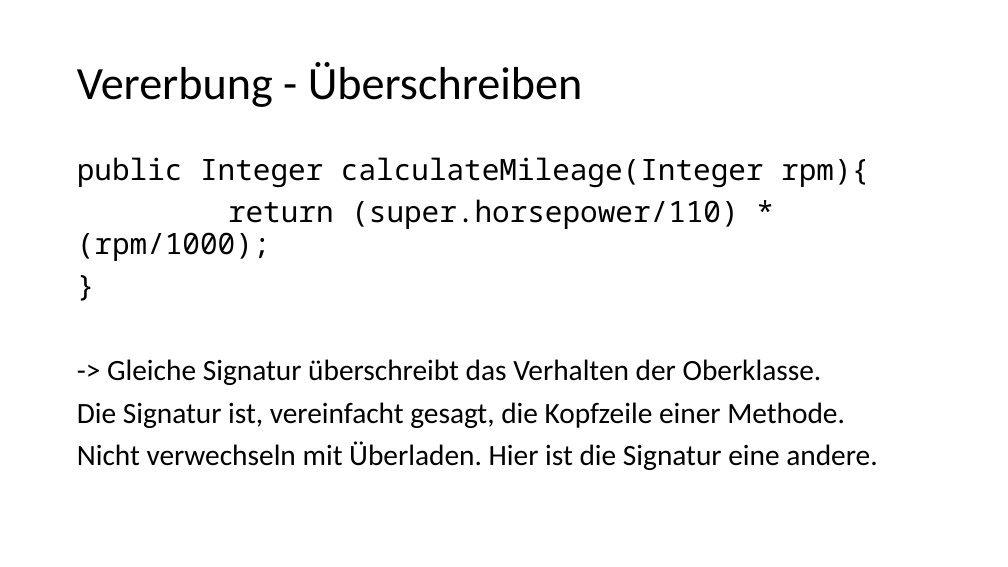
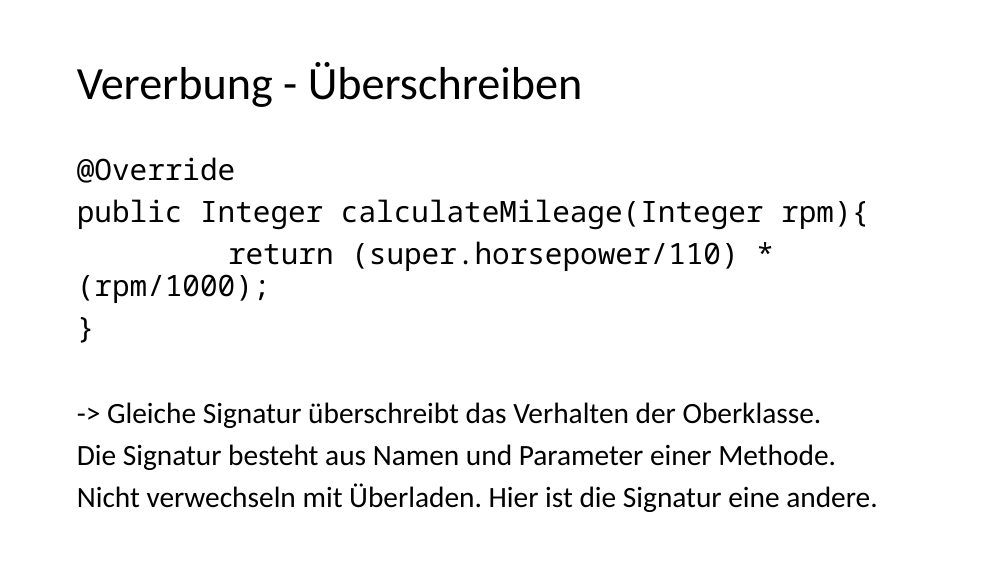
Before and after one commit to desombre/java_examples, a slide deck: slide 15 of CrashCourse_JAVA.pptx. Drawn at 1008x567 pixels with LibreOffice and Linux fonts; fonts in the diff are those of the drawing. Boxes give left, top, right and bottom in pixels: in the first picture for what was removed or moved away, otherwise in the second. Text is boxed around its words. In the diff, an @@ line names an element or a change of style, - is before the commit and + after.

Commit message:
added: presentation_final + quit.java

```diff
--- a/CrashCourse_JAVA.pptx
+++ b/CrashCourse_JAVA.pptx
@@ text at box(77, 157, 235, 183): paragraph added @@
+@Override
@@ text at box(77, 444, 836, 470): text changed @@
-Die Signatur ist, vereinfacht gesagt, die Kopfzeile einer Methode.
+Die Signatur besteht aus Namen und Parameter einer Methode.
```
Also in this commit, not shown: 3 other slides changed, 1 other file.
